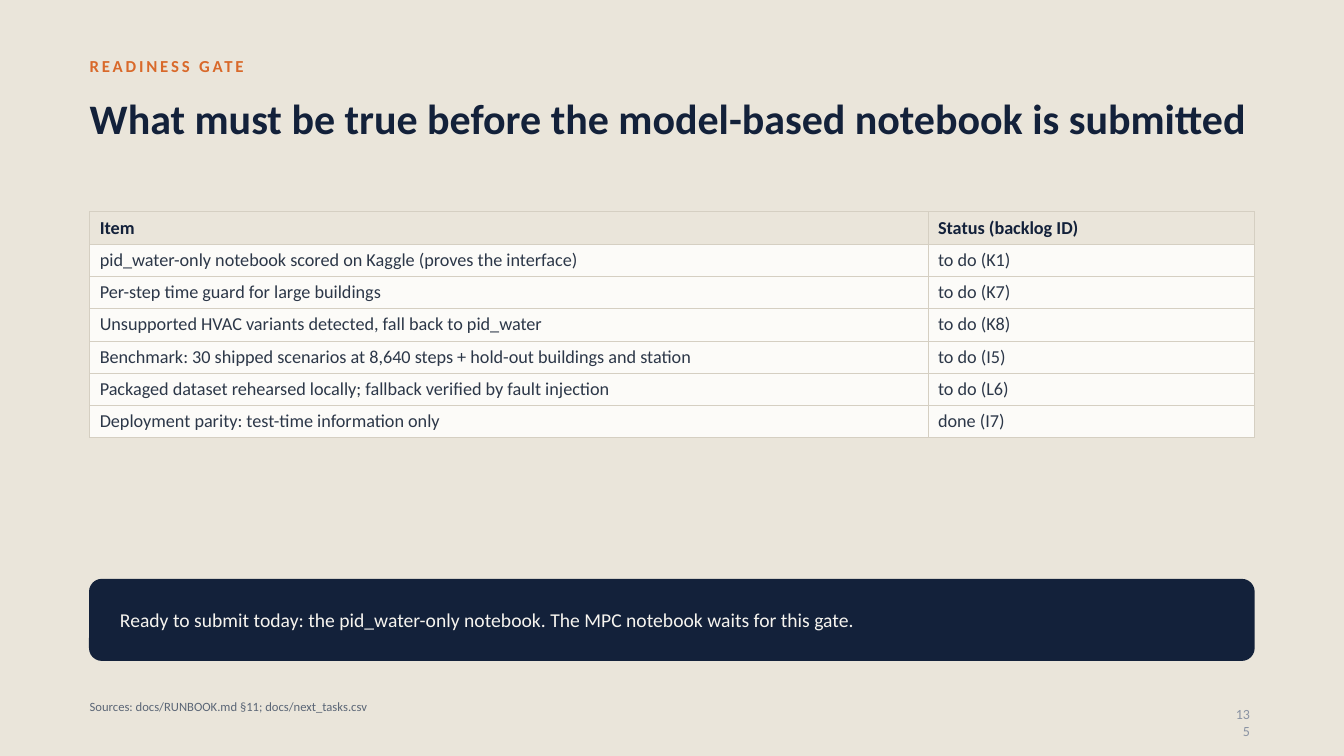
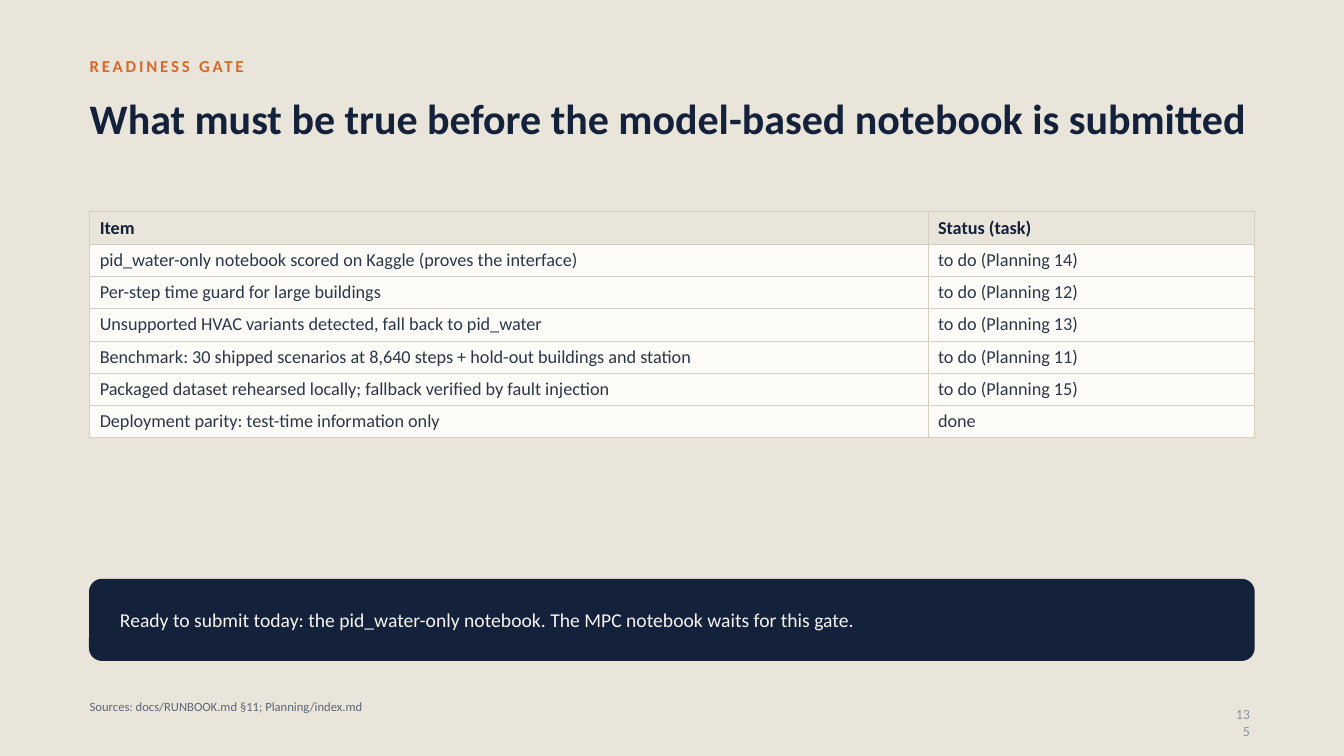
Before and after one commit to srivathsanb14/working-code, a slide deck: slide 135 of docs/One_Controller_for_Every_Building.pptx. Drawn at 1344x756 pixels with LibreOffice and Linux fonts; fonts in the diff are those of the drawing. Boxes give left, top, right and bottom in pixels: in the first picture for what was removed or moved away, otherwise in the second. Text is boxed around its words. In the diff, an @@ line names an element or a change of style, - is before the commit and + after.

```diff
--- a/docs/One_Controller_for_Every_Building.pptx
+++ b/docs/One_Controller_for_Every_Building.pptx
@@ table at [90, 212, 1254, 434] @@
-row 1, column 2: Status (backlog ID)
+row 1, column 2: Status (task)
-row 2, column 2: to do (K1)
+row 2, column 2: to do (Planning 14)
-row 3, column 2: to do (K7)
+row 3, column 2: to do (Planning 12)
-row 4, column 2: to do (K8)
+row 4, column 2: to do (Planning 13)
-row 5, column 2: to do (I5)
+row 5, column 2: to do (Planning 11)
-row 6, column 2: to do (L6)
+row 6, column 2: to do (Planning 15)
-row 7, column 2: done (I7)
+row 7, column 2: done
@@ text at [90, 702, 362, 713]: text changed @@
-Sources: docs/RUNBOOK.md §11; docs/next_tasks.csv
+Sources: docs/RUNBOOK.md §11; Planning/index.md
```
Also in this commit, not shown: 16 other slides changed, 50 other files.
